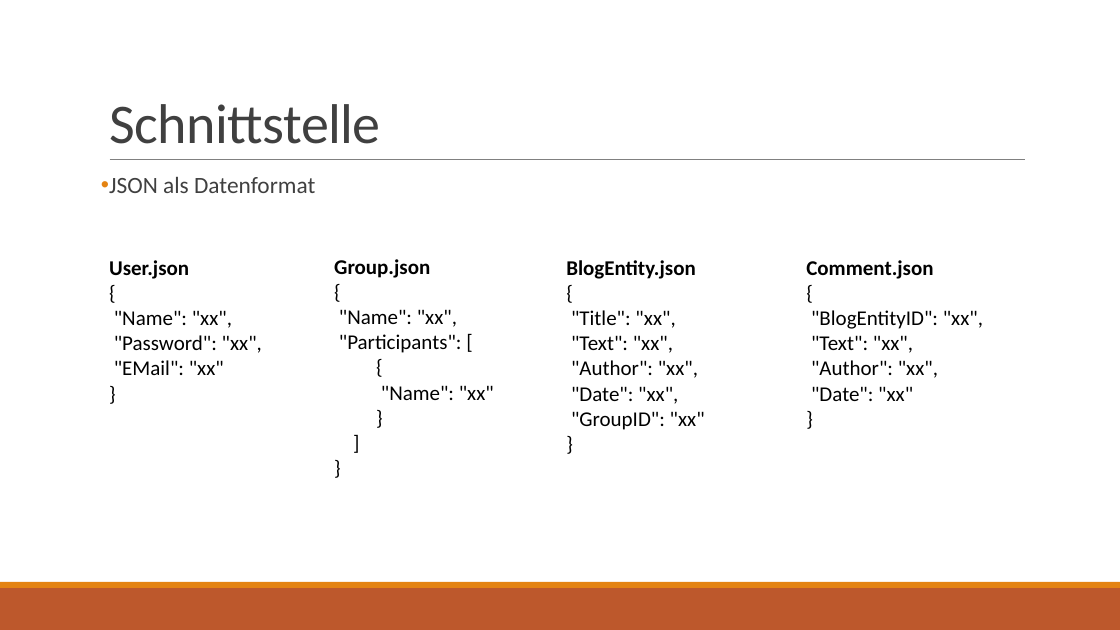
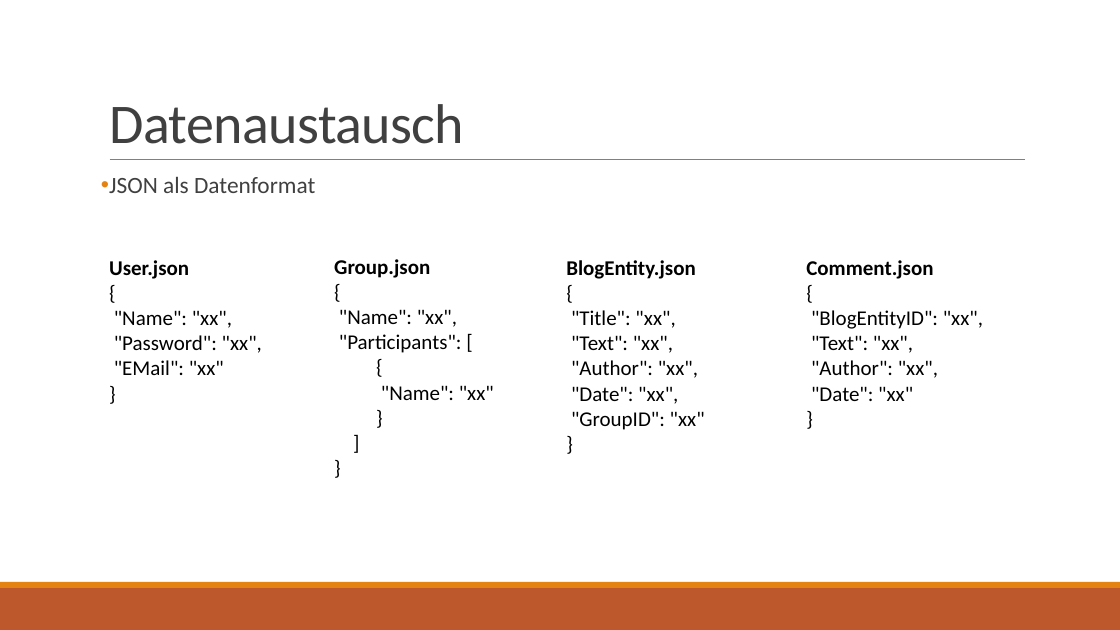
Before and after one commit to LukasMindlberger/ServiceEngineering, a slide deck: slide 2 of Ue3_Präs.pptx. Drawn at 1120x630 pixels with LibreOffice and Linux fonts; fonts in the diff are those of the drawing. Boxes give left, top, right and bottom in pixels: in the first picture for what was removed or moved away, otherwise in the second. Text is boxed around its words. In the diff, an @@ line names an element or a change of style, - is before the commit and + after.

```diff
--- a/Ue3_Präs.pptx
+++ b/Ue3_Präs.pptx
@@ title at (109,104,464,144): text changed @@
-Schnittstelle
+Datenaustausch
```
Also in this commit, not shown: 2 other slides changed, 5 other files.
